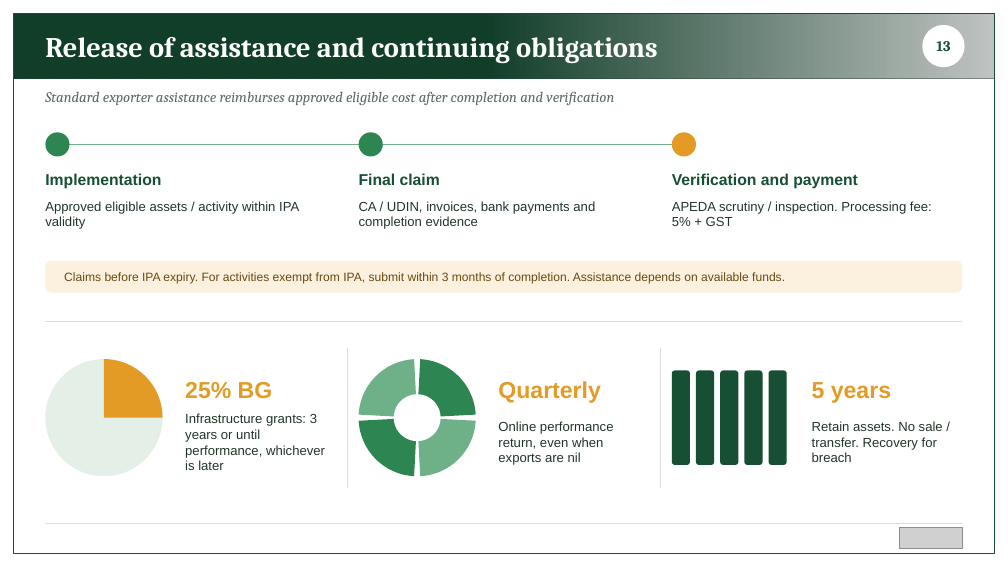
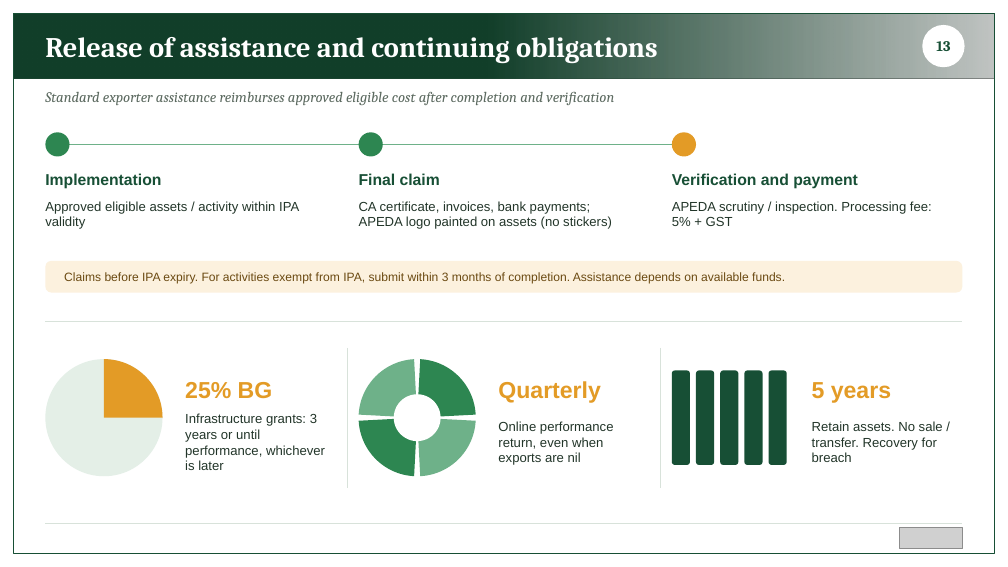
Before and after one commit to BantheFox012/FM, a slide deck: slide 13 of APEDA_BKNY_Standard_40_Percent.pptx. Drawn at 1008x567 pixels with LibreOffice and Linux fonts; fonts in the diff are those of the drawing; grey boxes stand for pictures. Boxes give left, top, right and bottom in pixels: in the first picture for what was removed or moved away, otherwise in the second. Text is boxed around its words. In the diff, an @@ line names an element or a change of style, - is before the commit and + after.

```diff
--- a/APEDA_BKNY_Standard_40_Percent.pptx
+++ b/APEDA_BKNY_Standard_40_Percent.pptx
@@ text at (359, 201, 612, 229): text changed @@
-CA / UDIN, invoices, bank payments and completion evidence
+CA certificate, invoices, bank payments; APEDA logo painted on assets (no stickers)
```
Also in this commit, not shown: 5 other slides changed.
